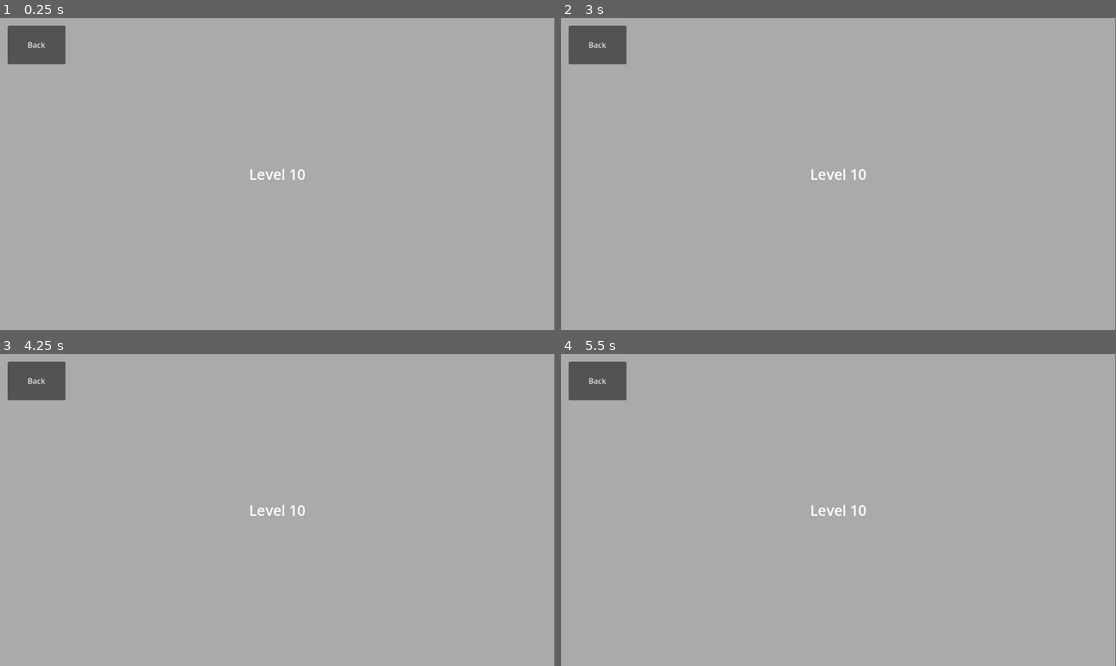
Above: before the commit, frames 1-4 (two rows, left to right).
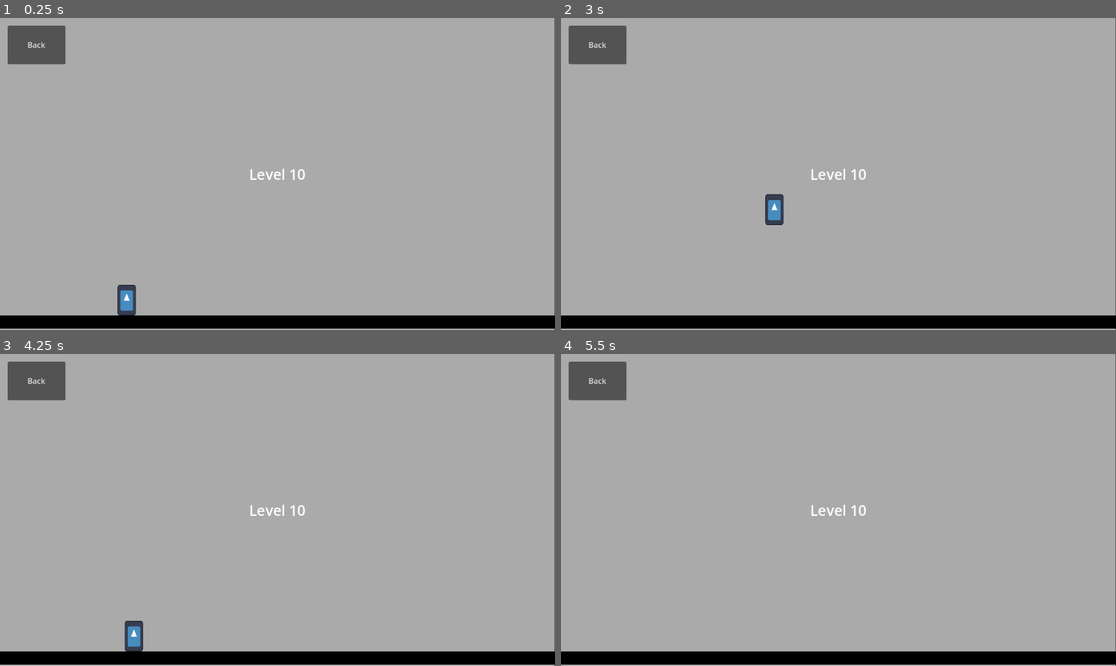
Above: after the commit, the same moments.

Repository: moaatt2/My-First-Game
Game: Godot game, scene res://levels/level_10.tscn
The game is run twice, just before and just after one commit, with the same random seed, the same clock (stepped at 60 frames per second) and the same inputs. This scene is started directly instead of the project's main scene. The engine's default icon, where the game draws it, is replaced by a stand-in: a white triangle on a blue panel in a dark square.
Inputs (mouse positions are in pixels of both pictures, inside the frame that each line leads up to):
- Up to frame 1 (0.25 s): no input
- Up to frame 2 (3 s): tap Enter at 0.5 s; move the mouse to (960, 158) at 0.52 s; hold D (move_right) 0.53-1.25 s; tap Shift (dash) at 0.6, 2.85 s; tap Space (jump) at 0.77, 2.75 s; click "Back" at 1.25 s; click "10" at 2 s; move the mouse to (727, 189) at 2.77 s; hold D (move_right) from 2.78 s (still down)
- Up to frame 3 (4.25 s): tap Space (jump) at 3.02 s; move the mouse to (333, 441) at 3.52 s; release D (move_right) at 3.53 s; hold A (move_left) from 3.53 s (still down); tap Shift (dash) at 3.6 s
- Up to frame 4 (5.5 s): move the mouse to (810, 572) at 4.27 s; release A (move_left) at 4.28 s; hold D (move_right) from 4.28 s (still down); tap Shift (dash) at 4.35, 5.1 s; tap Space (jump) at 4.52, 5.27 s; move the mouse to (1005, 556) at 5.02 s

The runs differ from the first frame. In frame 1, 4.6% of the frame differs, in the area x 0-100%, y 85-100%; in frame 2, 4.6%, in the area x 0-100%, y 56-100%; in frame 3, 4.6%; in frame 4, 4.2%.

Commit message:
Add floor and player to level for testing.

Diff:
--- a/levels/level_01.tscn
+++ b/levels/level_01.tscn
@@ -1,6 +1,12 @@
-[gd_scene load_steps=2 format=3 uid="uid://d1jto5xje8v3o"]
+[gd_scene load_steps=5 format=3 uid="uid://d1jto5xje8v3o"]
 
 [ext_resource type="PackedScene" uid="uid://b8826of3fxi4n" path="res://gui/level_button.tscn" id="1_vn7o3"]
+[ext_resource type="PackedScene" uid="uid://5e27c4l0dy1t" path="res://scenes/player.tscn" id="2_mckh2"]
+
+[sub_resource type="QuadMesh" id="QuadMesh_ty3hu"]
+
+[sub_resource type="RectangleShape2D" id="RectangleShape2D_mckh2"]
+size = Vector2(11.52, 0.28999925)
 
 [node name="Level1" type="Node2D"]
 
@@ -25,3 +31,20 @@
 offset_bottom = 96.0
 text = "Back"
 level_path = "uid://ddcb3d6iub6se"
+
+[node name="Floor" type="StaticBody2D" parent="."]
+position = Vector2(0.9999914, -3.8146973e-06)
+scale = Vector2(100, 100)
+
+[node name="MeshInstance2D" type="MeshInstance2D" parent="Floor"]
+modulate = Color(0, 0, 0, 1)
+position = Vector2(5.7499995, 6.3149996)
+scale = Vector2(11.5199995, 0.26999998)
+mesh = SubResource("QuadMesh_ty3hu")
+
+[node name="CollisionShape2D" type="CollisionShape2D" parent="Floor"]
+position = Vector2(5.76, 6.3249993)
+shape = SubResource("RectangleShape2D_mckh2")
+
+[node name="Player" parent="." instance=ExtResource("2_mckh2")]
+position = Vector2(263, 617)
